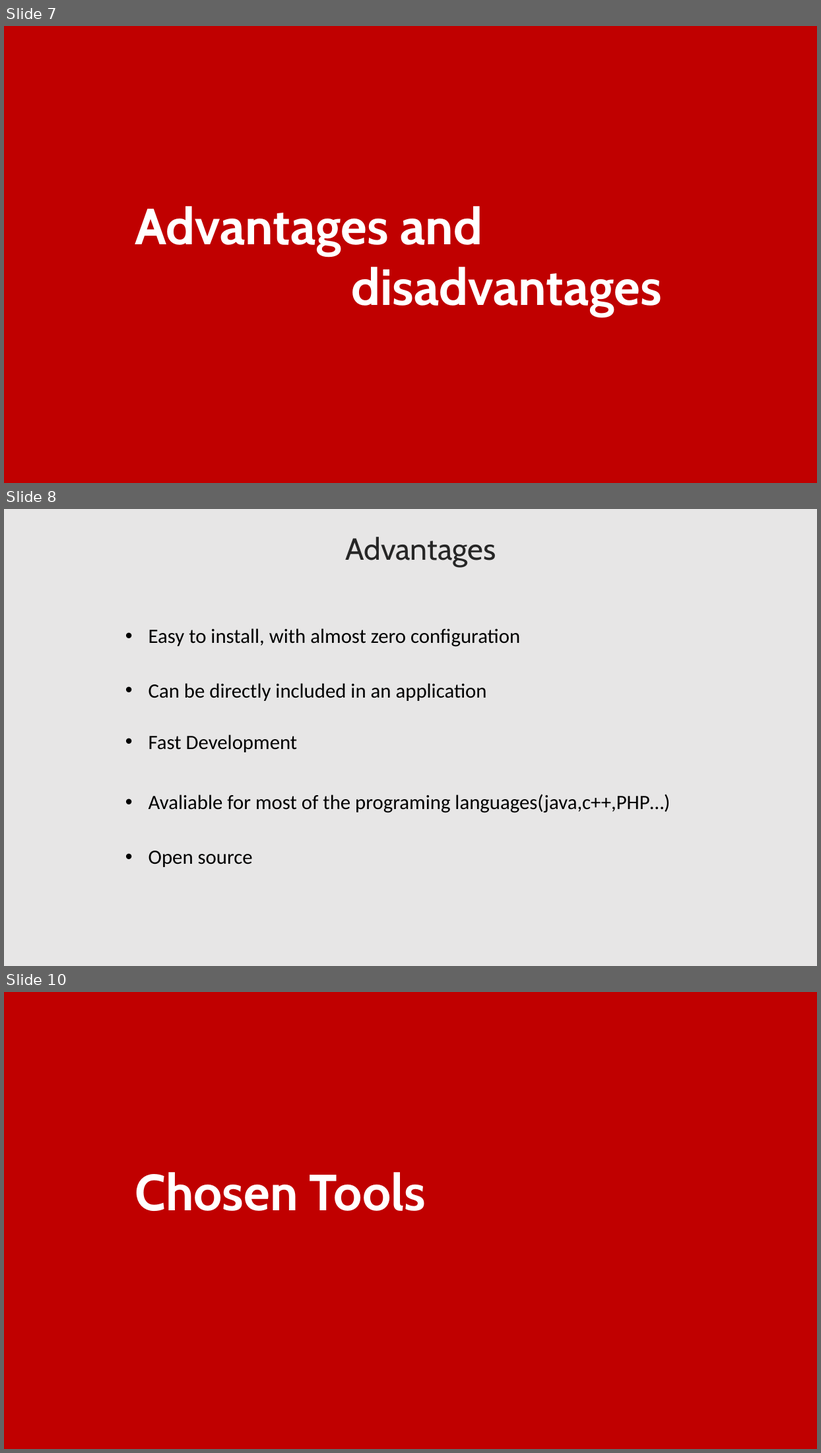
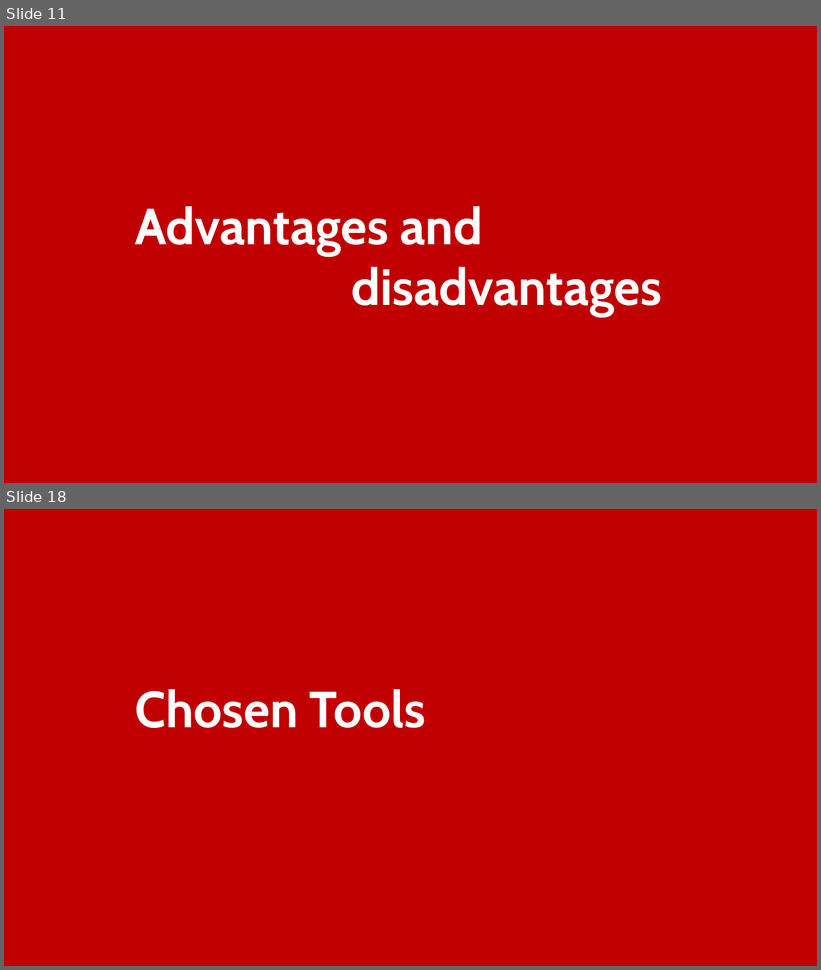
Before and after one commit to lahcenrahlaoui/Wingardium_Leviosaaaa, a slide deck: Presentation-projet-SQLite.pptx. Shown one above the other, each under a label of ours: slides 7, 8 and 10 before the commit, slides 11 and 18 after it; the slides between them are not shown. The pictures are 821x1453 and 821x970 pixels, drawn with LibreOffice and Linux fonts; fonts in the diff are those of the drawing. Boxes give left, top, right and bottom in pixels: in the first picture for what was removed or moved away, otherwise in the second. Text is boxed around its words. In the diff, an @@ line names an element or a change of style, - is before the commit and + after.

```diff
--- a/Presentation-projet-SQLite.pptx
+++ b/Presentation-projet-SQLite.pptx
@@ slide 8 removed at [4,509,817,966], background #E7E6E6 @@
@@ text removed at [345,537,496,567] @@
-Advantages
@@ text removed at [149,628,520,647] @@
-• Easy to install, with almost zero configuration
@@ text removed at [149,683,487,701] @@
-• Can be directly included in an application
@@ text removed at [149,735,298,753] @@
-• Fast Development
@@ text removed at [149,794,670,813] @@
-• Avaliable for most of the programing languages(java,c++,PHP…)
@@ text removed at [149,851,253,867] @@
-• Open source
@@ what was slide 7 is now slide 11 @@
@@ what was slide 10 is now slide 18 @@
```
Also in this commit, not shown: 4 slides changed, 10 slides added, 7 other files.
